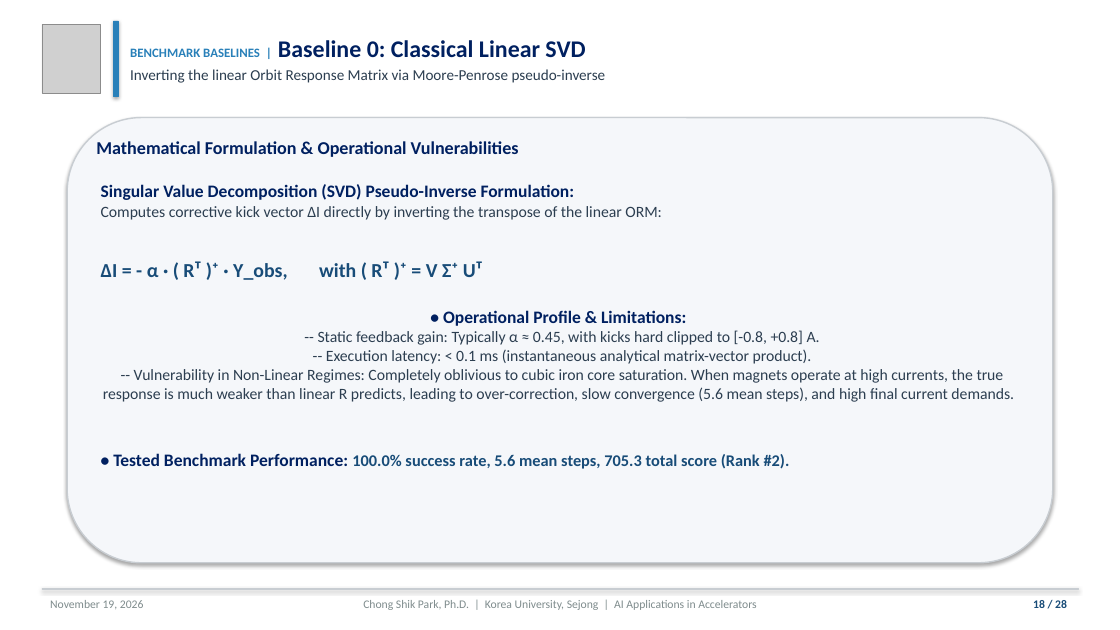
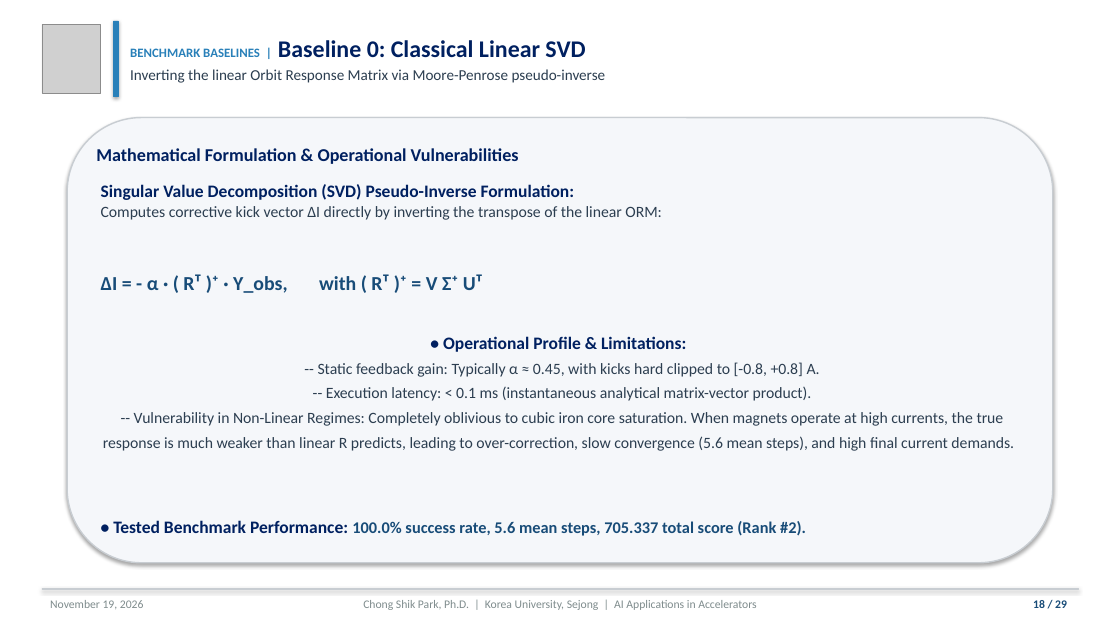
Before and after one commit to cspark7701/ai4acc-mini-hackathon, a slide deck: slide 18 of presentations/Lecture_1_AI_ML_Foundations_and_Control.pptx. Drawn at 1120x630 pixels with LibreOffice and Linux fonts; fonts in the diff are those of the drawing; grey boxes stand for pictures. Boxes give left, top, right and bottom in pixels: in the first picture for what was removed or moved away, otherwise in the second. Text is boxed around its words. In the diff, an @@ line names an element or a change of style, - is before the commit and + after.

```diff
--- a/presentations/Lecture_1_AI_ML_Foundations_and_Control.pptx
+++ b/presentations/Lecture_1_AI_ML_Foundations_and_Control.pptx
@@ text "Mathematical Formulation & Operational Vulnerabilities" at [96, 148, 519, 164]: line spacing 1 to 1.3 @@
@@ text at [101, 184, 1014, 451]: line spacing 1 to 1.3 @@
@@ text at [113, 520, 806, 536]: text changed @@
-• Tested Benchmark Performance: 100.0% success rate, 5.6 mean steps, 705.3 total score (Rank #2).
+• Tested Benchmark Performance: 100.0% success rate, 5.6 mean steps, 705.337 total score (Rank #2).
```
Also in this commit, not shown: 27 other slides changed, 1 slide added, 10 other files.
